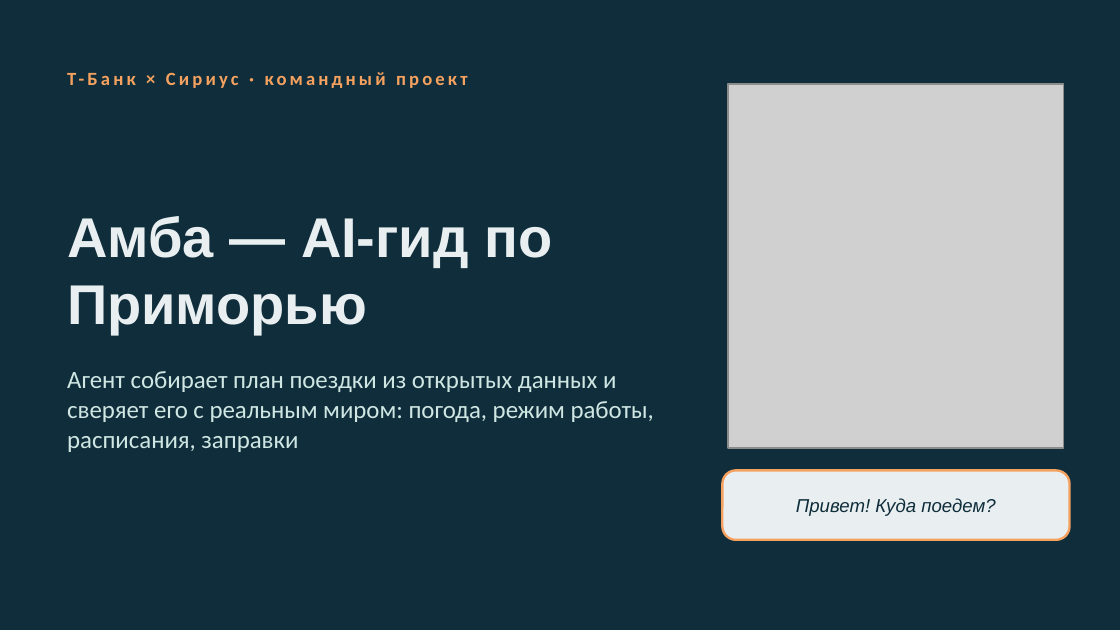
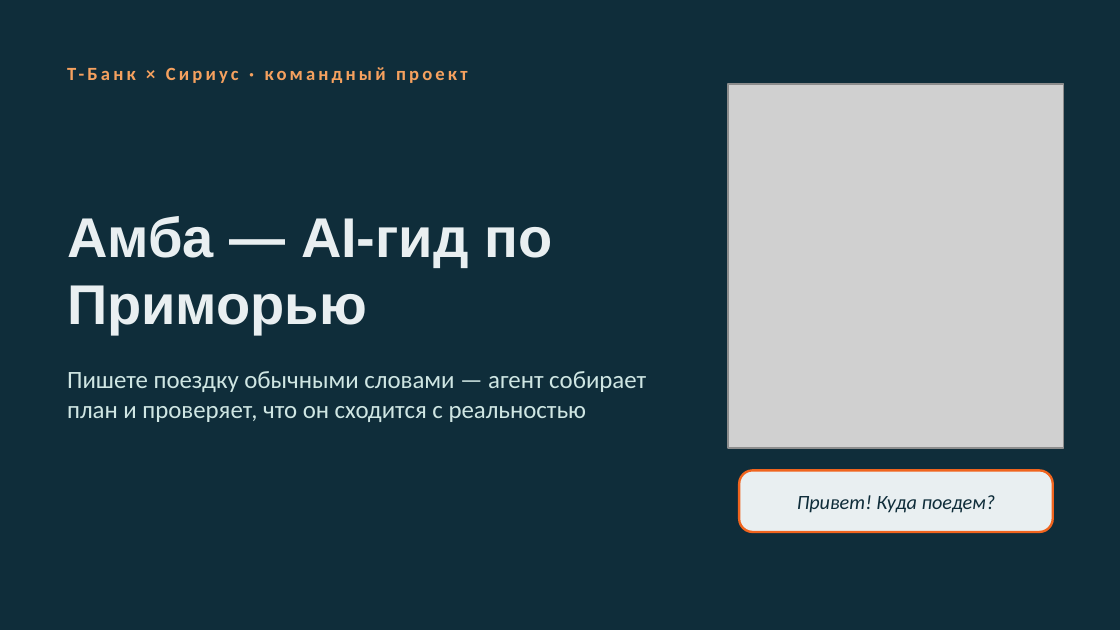
Before and after one commit to BessolitsinGleb/AI-ta, a slide deck: slide 1 of presentation/Amba_Travel_AI.pptx. Drawn at 1120x630 pixels with LibreOffice and Linux fonts; fonts in the diff are those of the drawing; grey boxes stand for pictures. Boxes give left, top, right and bottom in pixels: in the first picture for what was removed or moved away, otherwise in the second. Text is boxed around its words. In the diff, an @@ line names an element or a change of style, - is before the commit and + after.

```diff
--- a/presentation/Amba_Travel_AI.pptx
+++ b/presentation/Amba_Travel_AI.pptx
@@ text "Т-Банк × Сириус · командный ..." at <box>67,68,84,80</box>: vertical alignment middle to top @@
@@ text at <box>67,371,646,422</box>: text changed @@
-Агент собирает план поездки из открытых данных и сверяет его с реальным миром: погода, режим работы, расписания, заправки
+Пишете поездку обычными словами — агент собирает план и проверяет, что он сходится с реальностью
@@ text "Привет! Куда поедем?" at <box>797,495,996,513</box>: size 12 to 13 pt, font Arial to Calibri @@
@@ rounded rectangle: place and size @@
-rounded rectangle at <box>722,470,1070,540</box>
+rounded rectangle at <box>739,470,1053,532</box>
@@ rounded rectangle at <box>739,470,1053,532</box>: outline #F5A15F 1.5 pt to #F0641E 1.5 pt; proportions changed @@
```
Also in this commit, not shown: 7 other slides changed, 4 slides added, 7 slides removed, 5 other files.
